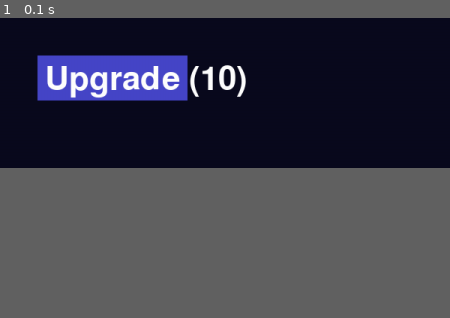
Above: before the commit, frame 1.
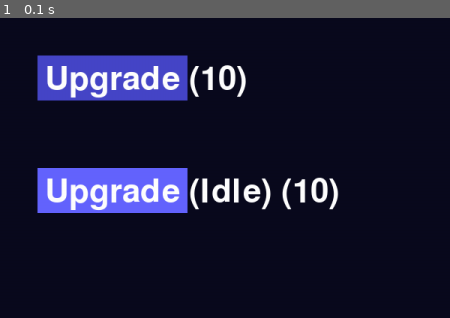
Above: after the commit, the same moment.

Repository: MalikXP1234/PyGameSpaceIdle
Game: pygame game, started from main.py
The game is run twice, just before and just after one commit, with the same random seed, the same clock (stepped at 60 frames per second) and the same inputs.
Inputs:
- Up to frame 1 (0.1 s): no input
The pictures show only the part of the screen within x 0-50%, y 50-100%; the shares and areas given below are measured in that part.
In our replay, the window is 600x450 before the commit and 900x600 after it. These sizes can differ from the game's own. Grey fills any space a smaller window leaves; there, only what the larger window draws over its background counts as a difference.

The runs differ from the first frame. In frame 1, 6.4% of the frame differs, in the area x 8-76%, y 50-65%.

Commit message:
Created a idle upgrade that increases by 1

Diff:
--- a/main.py
+++ b/main.py
@@ -3,7 +3,7 @@
 
 # Initialize Pygame and set up the window
 pygame.init()
-screen = pygame.display.set_mode((800, 600))
+screen = pygame.display.set_mode((1200, 800))
 pygame.display.set_caption("Clicker")
 clock = pygame.time.Clock()
 font = pygame.font.SysFont(None, 64)
@@ -12,12 +12,14 @@
 score = 0
 center = (400, 300)
 radius = 100
-
 currency_per_click = 1
 upgrade_cost = 10
+upgrade_idle_cost = 10
 level = 1
+idle_rate = 0
 
 upgrade_rect = pygame.Rect(50, 450, 200, 60)
+upgrade_idle_rect = pygame.Rect(50, 600, 200, 60)
 
 # Set up the main game loop
 running = True
@@ -41,6 +43,17 @@
                     currency_per_click += 1
                     upgrade_cost *= 2
 
+            elif upgrade_idle_rect.collidepoint(event.pos):
+                if score >= upgrade_idle_cost:
+                    score -= upgrade_idle_cost
+                    idle_rate += 1
+                    level += 1
+                    upgrade_idle_cost *= 2
+
+
+    dt = clock.tick(60) / 1000   # the / 1000 is the important part
+    score += idle_rate * dt  # Add the idle rate to the score based on the time elapsed
+
     # Draw the circle and score
     screen.fill((10, 10, 30))
     pygame.draw.circle(screen, (80, 140, 255), center, radius)
@@ -48,13 +61,18 @@
     # Draw the upgrade button
     pygame.draw.rect(screen, (70, 70, 200), upgrade_rect)
 
+    # Draw the upgrade_idle button
+    pygame.draw.rect(screen, (100, 100, 255), upgrade_idle_rect)
+
     # Draw the score text
-    text = font.render(f"Score: {score}", True, (255, 255, 255))
+    text = font.render(f"Score: {int(score)}", True, (255, 255, 255))
     uprade_text = font.render(f"Upgrade ({upgrade_cost})", True, (255, 255, 255))
+    idle_text = font.render(f"Upgrade (Idle) ({upgrade_idle_cost})", True, (255, 255, 255))
 
     # Center the score text and draw it on the screen
     screen.blit(text, (400 - text.get_width() // 2, 100))
     screen.blit(uprade_text, (upgrade_rect.x + 10, upgrade_rect.y + 10))
+    screen.blit(idle_text, (upgrade_idle_rect.x + 10, upgrade_idle_rect.y + 10))
 
     # Update the display and tick the clock
     pygame.display.flip()
